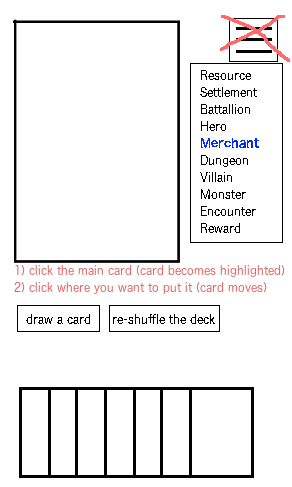
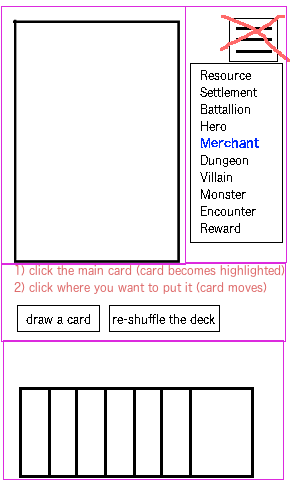
The second 292 × 487 image is a revision of the first. Changes to its layers:
added layer "mobi divs" above "menu" over [left=1, top=6, right=287, bottom=480]
